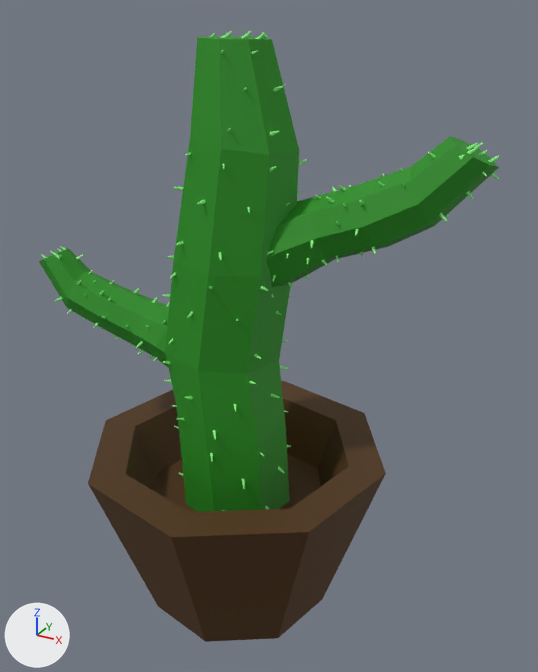
Before and after pictures for a commit that changed the FBX model Assets/Model/Cactus00.fbx.
Before and after are seen from a 50 mm camera at (1.29, -0.947, 1.648) aimed at (0.339, 0.782, 0.783). The lights are fixed; the arrows at lower left show +X, +Y and +Z. The first picture is the older version. Where no turn or scale is listed for an object, it has been applied to the vertices.

The scene before the commit, as lines of its bpy script (objects in view):
```python
me_cylinder = bpy.data.meshes.new('Cylinder')
me_cylinder.from_pydata(...)  # 32 vertices, 26 faces; spans x -0.453..0.453, y -0.453..0.453, z -0.279..0.243
me_cylinder.materials.append(mat_pot)  # brown #523510
me_cylinder_002 = bpy.data.meshes.new('Cylinder.002')
me_cylinder_002.from_pydata(...)  # 4000 vertices, 2500 faces; spans x -0.682..0.593, y -0.275..0.117, z -1.285..0.047
me_cylinder_002.materials.append(mat_spikes)  # green #90ff89
me_cylinder_003 = bpy.data.meshes.new('Cylinder.003')
me_cylinder_003.from_pydata(...)  # 144 vertices, 125 faces; spans x -0.621..0.654, y -0.178..0.193, z -0.574..0.77
me_cylinder_003.materials.append(mat_cactus)  # green #248e19
ob_cactus = bpy.data.objects.new('Cactus', me_cylinder_003)
ob_cactus.location = (0.257, 0.729, 0.814)
ob_cactus_spikes = bpy.data.objects.new('Cactus spikes', me_cylinder_002)
ob_cactus_spikes.location = (0.319, 0.815, 1.553)
ob_pot = bpy.data.objects.new('Pot', me_cylinder)
ob_pot.location = (0.257, 0.729, 0.177)
```
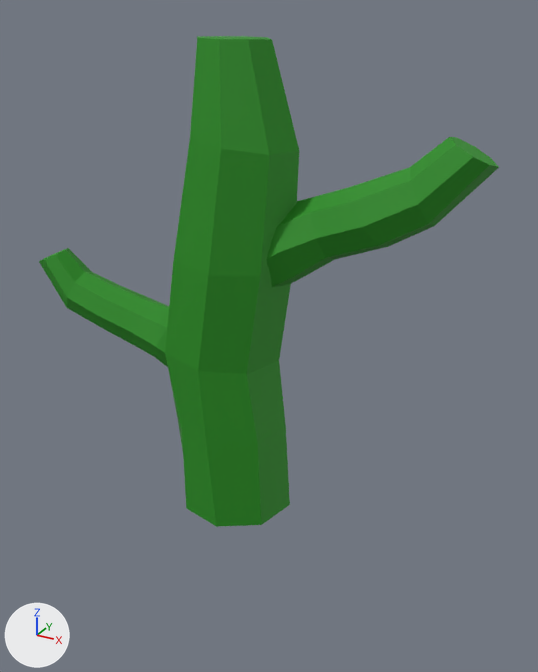
The newer file is also rescaled (x1.95), turned or shifted as a whole; pictures and numbers use the older file's frame.

Where the change shows, as pixel boxes [x1, y1, x2, y2] in the pictures (538 x 672 px):
'Pot', deleted (brown)
    before: [88, 381, 386, 642]
'Cactus spikes', deleted
    before: [40, 30, 499, 511]

Edits to the bpy script that builds the scene:
```text
Remove ob_cactus_spikes:
    ob_cactus_spikes = bpy.data.objects.new('Cactus spikes', me_cylinder_002)
    ob_cactus_spikes.location = (0.319, 0.815, 1.553)
Remove ob_pot:
    ob_pot = bpy.data.objects.new('Pot', me_cylinder)
    ob_pot.location = (0.257, 0.729, 0.177)
```
